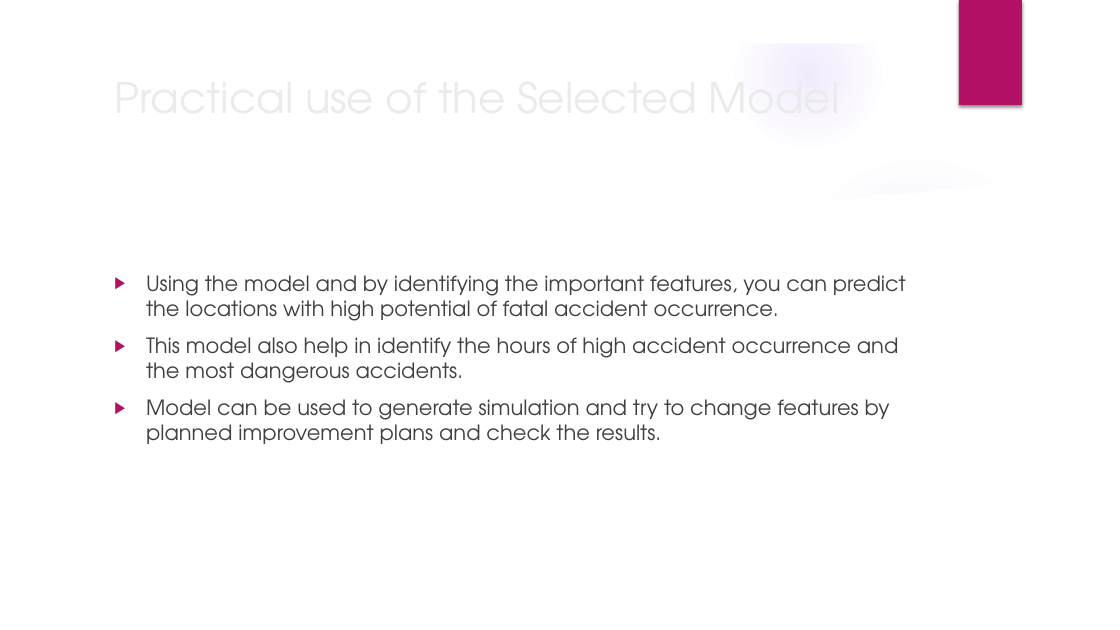
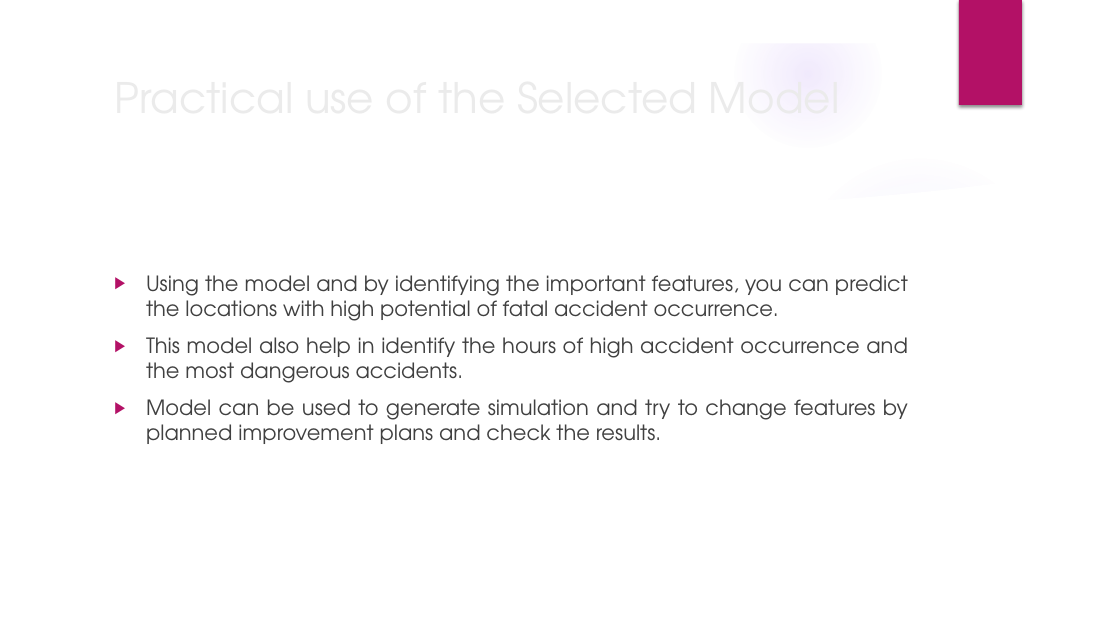
Before and after one commit to romer1979/Fatal-Accidents-in-UK-, a slide deck: slide 32 of Fatal Accidents in UK.pptx (slide 28 before the commit). Drawn at 1120x630 pixels with LibreOffice and Linux fonts; fonts in the diff are those of the drawing; background and template pictures are left out. Boxes give left, top, right and bottom in pixels: in the first picture for what was removed or moved away, otherwise in the second. Text is boxed around its words. In the diff, an @@ line names an element or a change of style, - is before the commit and + after.

```diff
--- a/Fatal Accidents in UK.pptx
+++ b/Fatal Accidents in UK.pptx
@@ text "Using the model and by ..." at bbox=[146, 275, 908, 444]: alignment left to justified @@
```
Also in this commit, not shown: 18 other slides changed, 6 slides added.
